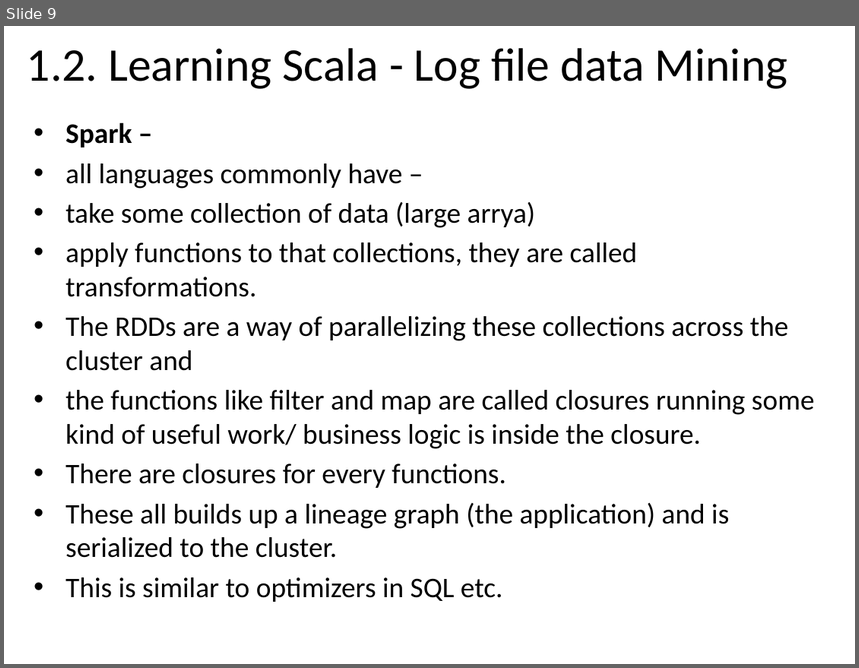
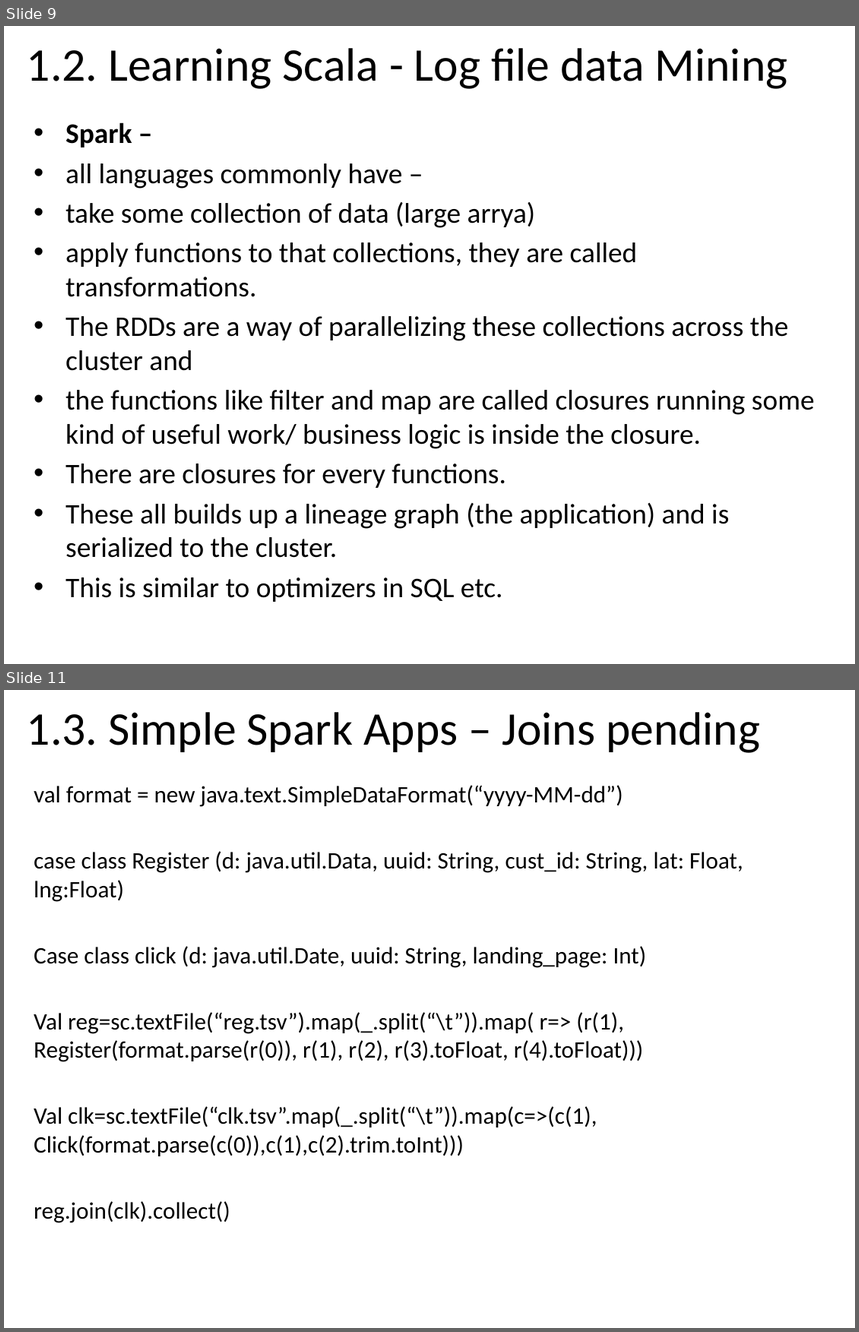
Before and after one commit to email2dorababu/SCALA_Reading, a slide deck: Spark_PPT/IntroductionToApacheSpark.pptx. Shown one above the other, each under a label of ours: slide 9 before the commit, slides 9 and 11 after it; the slides between them are not shown. The pictures are 859x668 and 859x1332 pixels, drawn with LibreOffice and Linux fonts; fonts in the diff are those of the drawing. Boxes give left, top, right and bottom in pixels: in the first picture for what was removed or moved away, otherwise in the second. Text is boxed around its words. In the diff, an @@ line names an element or a change of style, - is before the commit and + after.

```diff
--- a/Spark_PPT/IntroductionToApacheSpark.pptx
+++ b/Spark_PPT/IntroductionToApacheSpark.pptx
@@ slide 11 added at <box>4,690,855,1328</box>, background #FFFFFF @@
@@ title added at <box>27,712,760,753</box>, 39.6 pt, text #000000 @@
+1.3. Simple Spark Apps – Joins pending
@@ text added at <box>34,785,743,1224</box>, 20 pt, text #000000 @@
+val format = new java.text.SimpleDataFormat(“yyyy-MM-dd”)
+case class Register (d: java.util.Data, uuid: String, cust_id: String, lat: Float, lng:Float)
+Case class click (d: java.util.Date, uuid: String, landing_page: Int)
+Val reg=sc.textFile(“reg.tsv”).map(_.split(“\t”)).map( r=> (r(1), Register(format.parse(r(0)), r(1), r(2), r(3).toFloat, r(4).toFloat)))
+Val clk=sc.textFile(“clk.tsv”.map(_.split(“\t”)).map(c=>(c(1), Click(format.parse(c(0)),c(1),c(2).trim.toInt)))
+reg.join(clk).collect()
```
Also in this commit, not shown: 1 other slide added, 2 other files.
